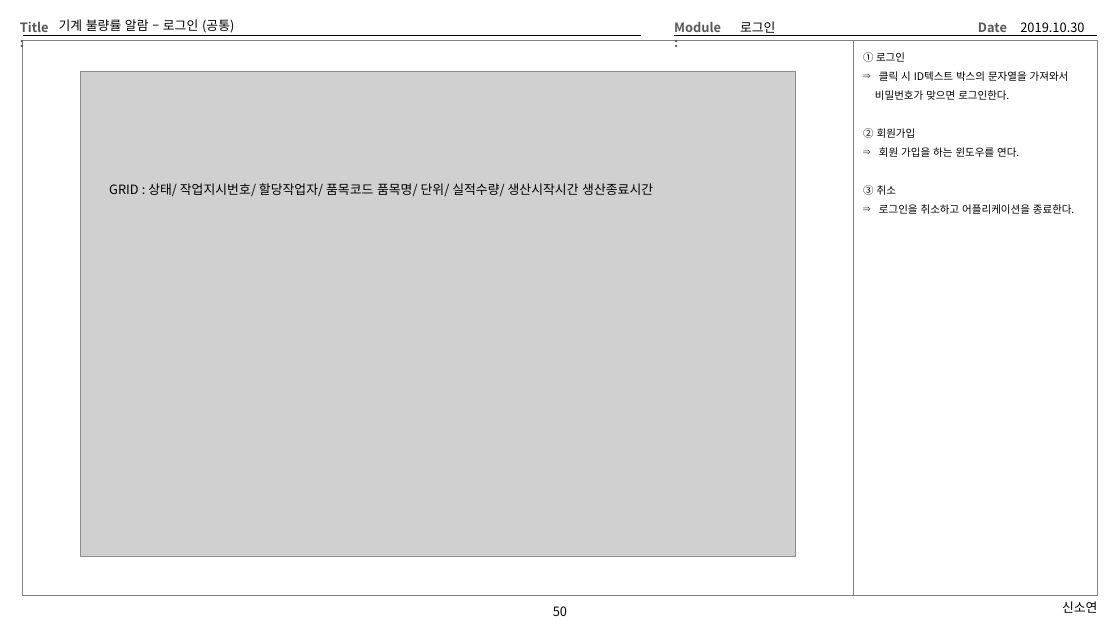
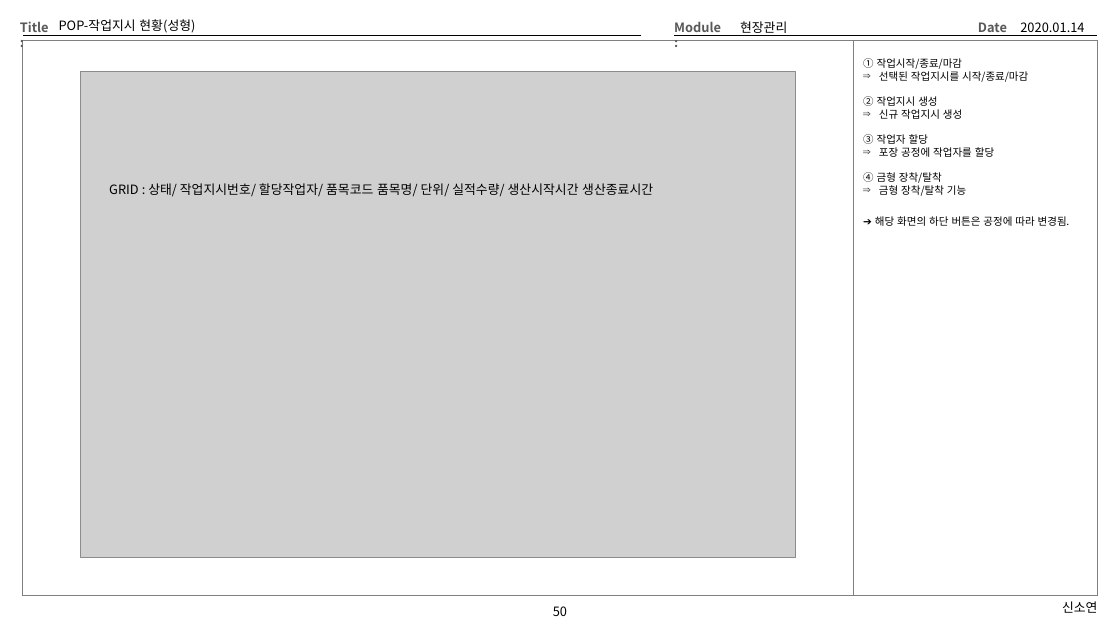
Before and after one commit to Cliedy-s/Team4, a slide deck: slide 50 of source/TEMP/Team4화면설계 - 신소연.pptx. Drawn at 1120x630 pixels with LibreOffice and Linux fonts; fonts in the diff are those of the drawing; grey boxes stand for pictures. Boxes give left, top, right and bottom in pixels: in the first picture for what was removed or moved away, otherwise in the second. Text is boxed around its words. In the diff, an @@ line names an element or a change of style, - is before the commit and + after.

```diff
--- a/source/TEMP/Team4화면설계 - 신소연.pptx
+++ b/source/TEMP/Team4화면설계 - 신소연.pptx
@@ title at (x1=59, y1=19, x2=195, y2=33): text changed @@
-기계 불량률 알람 – 로그인 (공통)
+POP-작업지시 현황(성형)
@@ text at (x1=740, y1=21, x2=787, y2=36): text changed @@
-로그인
+현장관리
@@ text at (x1=1020, y1=22, x2=1084, y2=36): text changed @@
-2019.10.30
+2020.01.14
@@ text at (x1=863, y1=58, x2=1067, y2=226): text changed @@
-① 로그인
-⇒ 클릭 시 ID텍스트 박스의 문자열을 가져와서
-비밀번호가 맞으면 로그인한다.
-② 회원가입
-⇒ 회원 가입을 하는 윈도우를 연다.
-③ 취소
-⇒ 로그인을 취소하고 어플리케이션을 종료한다.
+① 작업시작/종료/마감
+⇒ 선택된 작업지시를 시작/종료/마감
+② 작업지시 생성
+⇒ 신규 작업지시 생성
+③ 작업자 할당
+⇒ 포장 공정에 작업자를 할당
+④ 금형 장착/탈착
+⇒ 금형 장착/탈착 기능
+➔ 해당 화면의 하단 버튼은 공정에 따라 변경됨.
```
Also in this commit, not shown: 17 other slides changed, 19 other files.
